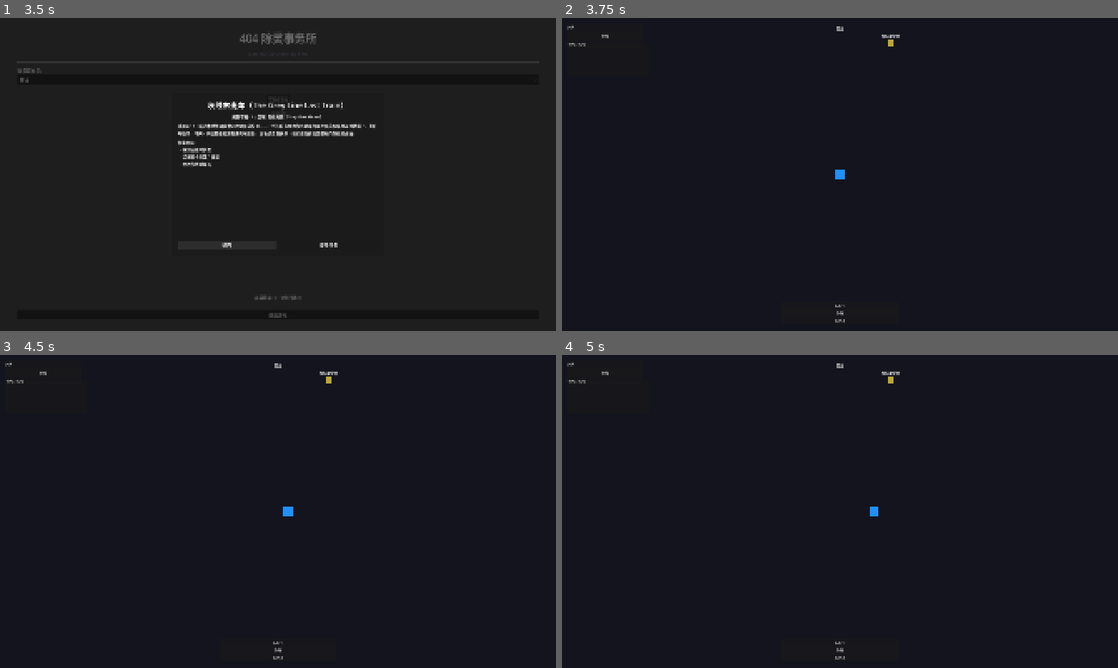
Above: before the commit, frames 1-4 (two rows, left to right).
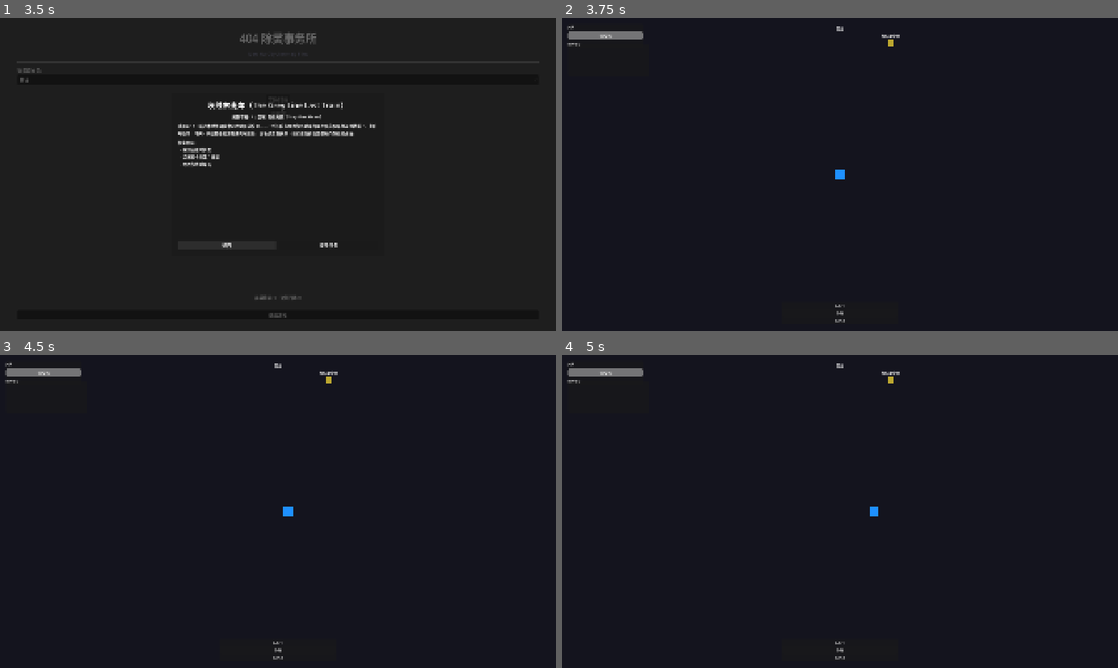
Above: after the commit, the same moments.

Repository: thefoolsparkle-oss/404_exorcism_agency
Game: Godot game, scene res://scenes/office/office_main.tscn
The game is run twice, just before and just after one commit, with the same random seed, the same clock (stepped at 60 frames per second) and the same inputs.
Inputs (mouse positions are in pixels of both pictures, inside the frame that each line leads up to):
- Up to frame 1 (3.5 s): click "林锦" at 0.5 s; click "案件终端" at 1.25 s; click "档案库" at 2 s; click "返回" at 2.75 s
- Up to frame 2 (3.75 s): click "接受任务" at 3.5 s
- Up to frame 3 (4.5 s): tap Enter at 4.25 s; move the mouse to (400, 495) at 4.27 s; hold D (move_right) from 4.28 s (still down); hold E (interact) from 4.28 s (still down); click (400, 495) at 4.42 s
- Up to frame 4 (5 s): keep holding D (move_right); keep holding E (interact)

Frame 1 is identical in both runs. In frame 2, 0.4% of the frame differs, in the area x 0-15%, y 4-10%; in frame 3, 0.4%; in frame 4, 0.4%.

Commit message:
Fix: HUD reads player HP/level directly on init to catch values set before signal connect

Diff:
--- a/game/scripts/ui/hud_controller.gd
+++ b/game/scripts/ui/hud_controller.gd
@@ -27,6 +27,11 @@
 		_refresh_objectives()
 	else:
 		objectives_label.visible = false
+
+	var player = get_tree().current_scene.get_node_or_null("entities/player")
+	if player:
+		_on_player_health_changed(player.current_hp, player.max_hp)
+		level_label.text = "Lv.%d" % player.level
 
 func _on_combat_started() -> void:
 	boss_hp.visible = false
